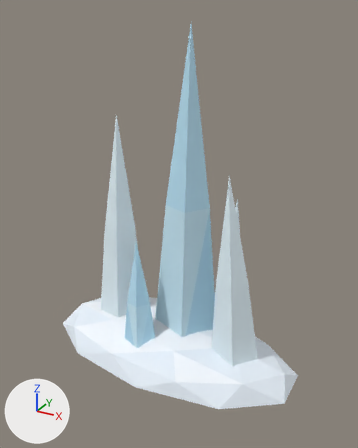
One commit to the glTF model foxspy/models/kit-arctic-decor-1.glb: the scene before it, then after it.
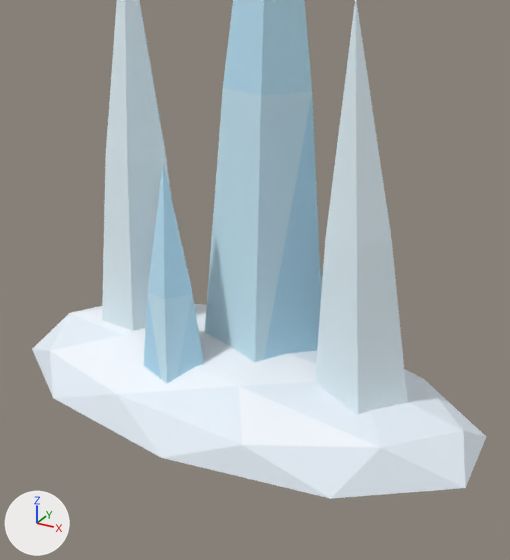
Old and new are each drawn whole from a 50 mm camera at (1.17, -1.44, 1.81) aimed at (0.05, 0.6, 0.79) and again close up from a 50 mm camera at (0.93, -0.96, 1.15) aimed at (0.14, 0.47, 0.43). Lighting does not change. The marker at lower left points along +X, +Y and +Z. The first two pictures are the older version. Vertices at exactly the same position are counted once.

Objects in the first close-up: 'kit-arctic-decor-1'.
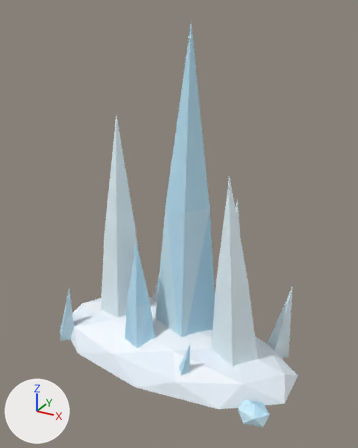
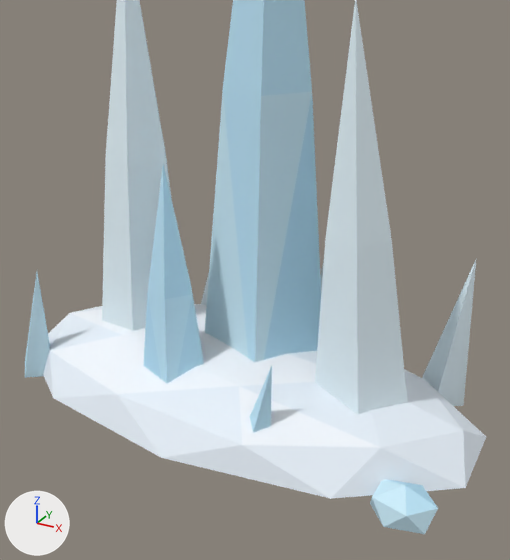
The change in detail:
me_kit_arctic_decor_1 is used by ob_kit_arctic_decor_1; location (0.0, 0.0, 0.0).
Verts and faces of me_kit_arctic_decor_1; kept vertices keep their numbers, new ones are numbered from 109.
me_kit_arctic_decor_1 had 109 vertices, 190 faces and spanned x -0.72..0.71, y 0.22..0.98, z -0.01..1.75.
me_kit_arctic_decor_1 now has 153 vertices, 254 faces and spans x -0.72..0.71, y 0.22..0.98, z -0.06..1.75.
me_kit_arctic_decor_1 part 1: a new loose piece, an icosphere of 20 faces spanning x 0.52..0.68, y 0.29..0.41, z -0.06..0.06, in mat_main.
Part 2, on me_kit_arctic_decor_1:
10 vertices are added at x -0.66..-0.19, y 0.34..0.91, z -0.01..0.4.
12 new faces join them, mat_main.
Part 3, on me_kit_arctic_decor_1:
New vertex 118 is at (0.62, 0.85, -0.01), pixel (463, 405).
New vertex 119 is at (0.55, 0.92, 0.0).
New vertex 120 is at (0.48, 0.85, 0.01).
New vertex 121 is at (0.55, 0.78, 0.0).
New vertex 122 is at (0.6, 0.85, 0.45).
New faces: (118, 119, 122), (119, 120, 122), (120, 121, 122), (118, 122, 121), (118, 121, 120), (118, 120, 119) (mat_main).
Part 4, on me_kit_arctic_decor_1:
New vertex 123 is at (0.25, 0.35, -0.01).
New vertex 124 is at (0.2, 0.4, 0.0).
New vertex 125 is at (0.15, 0.35, 0.01).
New vertex 126 is at (0.2, 0.3, 0.0).
New vertex 127 is at (0.25, 0.35, 0.28), pixel (271, 365).
New faces: (123, 124, 127), (124, 125, 127), (125, 126, 127), (123, 127, 126), (123, 126, 125), (123, 125, 124) (mat_main).
me_kit_arctic_decor_1 part 5: 8 kept faces spanning x -0.19..0.25, y 0.35..0.89, z -0.01..0.88 get new vertex colours.
Other edits to the shape of me_kit_arctic_decor_1 do not show in these pictures.

What differs and where, as boxes (x1, y1, x2, y2) in the close-ups (510 x 560 px):
'kit-arctic-decor-1', reshaped
    before: (32, 0, 486, 499)
    after: (25, 0, 486, 534)
part 1 of me_kit_arctic_decor_1, added (blue)
    after: (370, 479, 438, 534)
part 2 of me_kit_arctic_decor_1, added
    after: (25, 272, 209, 377)
part 3 of me_kit_arctic_decor_1, added
    after: (422, 260, 476, 406)
part 4 of me_kit_arctic_decor_1, added (blue)
    after: (250, 366, 272, 433)
part 5 of me_kit_arctic_decor_1, recoloured
    both: (149, 89, 261, 382)
